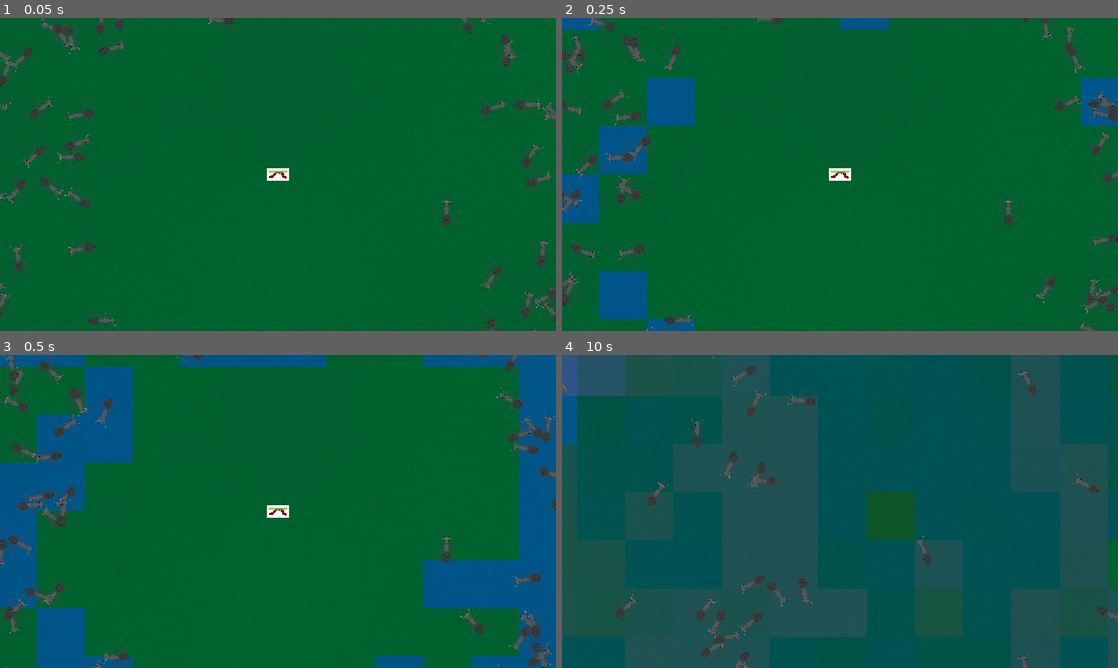
Above: before the commit, frames 1-4 (two rows, left to right).
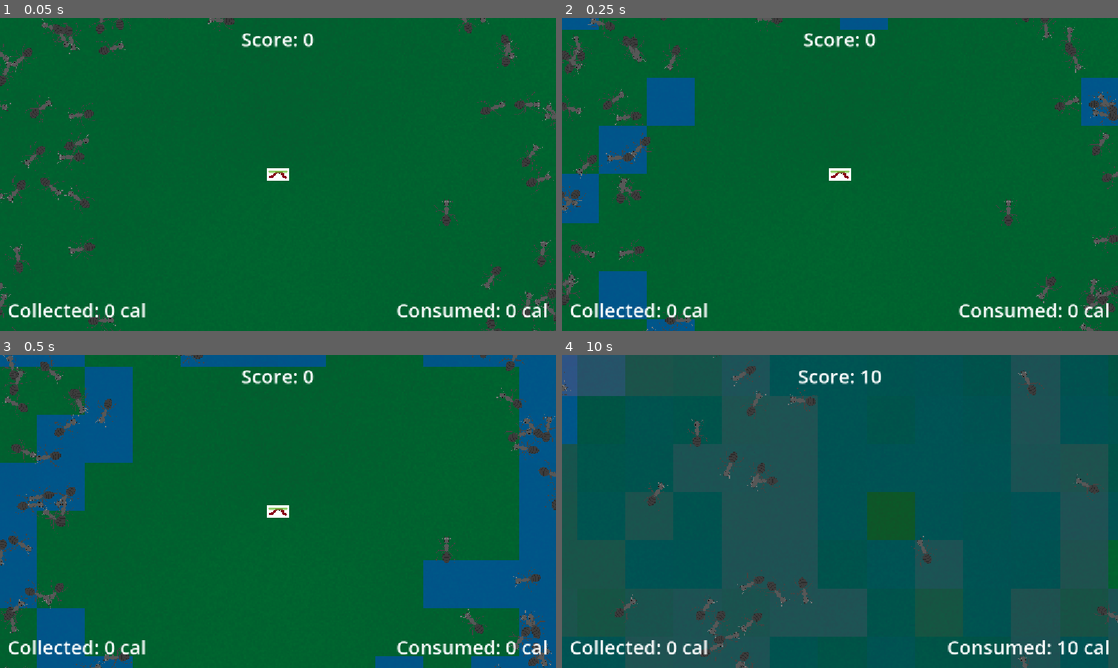
Above: after the commit, the same moments.

Repository: NetroScript/iFSRGameJam2026
Game: Godot game, scene res://scenes/levels/MainLevel.tscn
Same seed, same stepped clock (60 frames per second), same inputs: the game is played once before the commit and once after it. This scene is started directly instead of the project's main scene.
Inputs (mouse positions are in pixels of both pictures, inside the frame that each line leads up to):
- Up to frame 1 (0.05 s): no input
- Up to frame 2 (0.25 s): no input
- Up to frame 3 (0.5 s): no input
- Up to frame 4 (10 s): tap Enter at 0.5 s; move the mouse to (962, 495) at 0.52 s; hold Right (ui_right) 0.53-1.25 s; tap O every 1.5 s from 0.6 to 9.6 s; click (962, 495) at 0.67 s; drag from (728, 527) to (1034, 398) at 1.27 s; move the mouse to (895, 442) at 2.02 s; hold Right (ui_right) 2.03-2.75 s; drag from (812, 574) to (890, 452) at 2.77 s; move the mouse to (1006, 558) at 3.52 s; hold Left (ui_left) 3.53-4.25 s; drag from (673, 464) to (962, 380) at 4.27 s; move the mouse to (867, 511) at 5.02 s; hold Down (ui_down) 5.03-5.75 s; click (867, 511) at 5.17 s; drag from (756, 433) to (606, 373) at 5.77 s; move the mouse to (962, 495) at 6.52 s; hold Up (ui_up) 6.53-7.25 s; drag from (728, 527) to (1062, 621) at 7.27 s; move the mouse to (895, 442) at 8.02 s; hold Down (ui_down) 8.03-8.75 s; drag from (812, 574) to (656, 489) at 8.77 s; move the mouse to (1006, 558) at 9.52 s; hold Up (ui_up) from 9.53 s (still down); click (1006, 558) at 9.67 s

The runs differ from the first frame. In frame 1, 1.3% of the frame differs, in the area x 1-99%, y 4-96%; in frame 2, 1.3%; in frame 3, 1.3%; in frame 4, 1.4%.

Commit message:
added score ui to sim level

Diff:
--- a/scenes/MainStage.tscn
+++ b/scenes/MainStage.tscn
@@ -2,6 +2,7 @@
 
 [ext_resource type="PackedScene" uid="uid://wckarbcnw7jo" path="res://scenes/gui/MainMenu.tscn" id="1_to7s8"]
 [ext_resource type="PackedScene" uid="uid://da7q2hlv4ol03" path="res://scenes/gui/Popups/SettingsMenu.tscn" id="2_p4jr8"]
+[ext_resource type="PackedScene" uid="uid://bvow5th5sfs6k" path="res://scenes/gui/Popups/score_display.tscn" id="3_adpbt"]
 [ext_resource type="AudioStream" uid="uid://ut1b582uhv2v" path="res://assets/audio/music/Master.ogg" id="3_p4jr8"]
 [ext_resource type="AudioStream" uid="uid://jvb1dc48eu5v" path="res://assets/audio/music/04 734532__sachajulien__ants-with-contact-microphones.ogg" id="4_4ityg"]
 
@@ -59,6 +60,9 @@
 [node name="SettingsMenu" parent="CanvasLayer/Settings" unique_id=1023722682 instance=ExtResource("2_p4jr8")]
 layout_mode = 2
 
+[node name="ScoreDisplay" parent="CanvasLayer" unique_id=1210247731 instance=ExtResource("3_adpbt")]
+visible = false
+
 [node name="MusicStreamPlayer" type="AudioStreamPlayer" parent="." unique_id=2040515234]
 stream = ExtResource("3_p4jr8")
 autoplay = true
--- a/scenes/levels/MainLevel.tscn
+++ b/scenes/levels/MainLevel.tscn
@@ -5,6 +5,7 @@
 [ext_resource type="PackedScene" uid="uid://drpw00y8jdltm" path="res://objects/Ant.tscn" id="1_wmnte"]
 [ext_resource type="Texture2D" uid="uid://mfgiul3ckqos" path="res://assets/images/pixel.png" id="2_7q8md"]
 [ext_resource type="PackedScene" uid="uid://b3fgi2u127m3m" path="res://objects/ant_hill/ant_hill.tscn" id="5_8gv0l"]
+[ext_resource type="PackedScene" uid="uid://bvow5th5sfs6k" path="res://scenes/gui/Popups/score_display.tscn" id="6_214bh"]
 
 [sub_resource type="ShaderMaterial" id="ShaderMaterial_khjcj"]
 shader = ExtResource("1_n80gm")
@@ -33,7 +34,7 @@
 world_border_width = 16.0
 draw_editor_grid_lines = true
 editor_grid_line_color = Color(0, 0.21176471, 0.26666668, 0.5647059)
-min_camera_zoom = 0.09999999999999999
+min_camera_zoom = 0.1
 max_camera_zoom = 1.5
 
 [node name="WorldCamera" type="Camera2D" parent="." unique_id=374224128]
@@ -53,3 +54,9 @@
 world_level = NodePath("..")
 spawn_range = Vector2i(300, 500)
 spawn_distance_range = Vector2i(5, 15)
+
+[node name="CanvasLayer" type="CanvasLayer" parent="." unique_id=1747078099]
+
+[node name="ScoreDisplay" parent="CanvasLayer" unique_id=1210247731 instance=ExtResource("6_214bh")]
+size_flags_horizontal = 3
+size_flags_vertical = 3
--- a/scripts/sim/WorldLevel.gd
+++ b/scripts/sim/WorldLevel.gd
@@ -92,6 +92,7 @@
 func _ready() -> void:
 	_recreate_world()
 	_setup_world_camera()
+	Gamestate.start_run()
 
 func _notification(what: int) -> void:
 	if not Engine.is_editor_hint():
